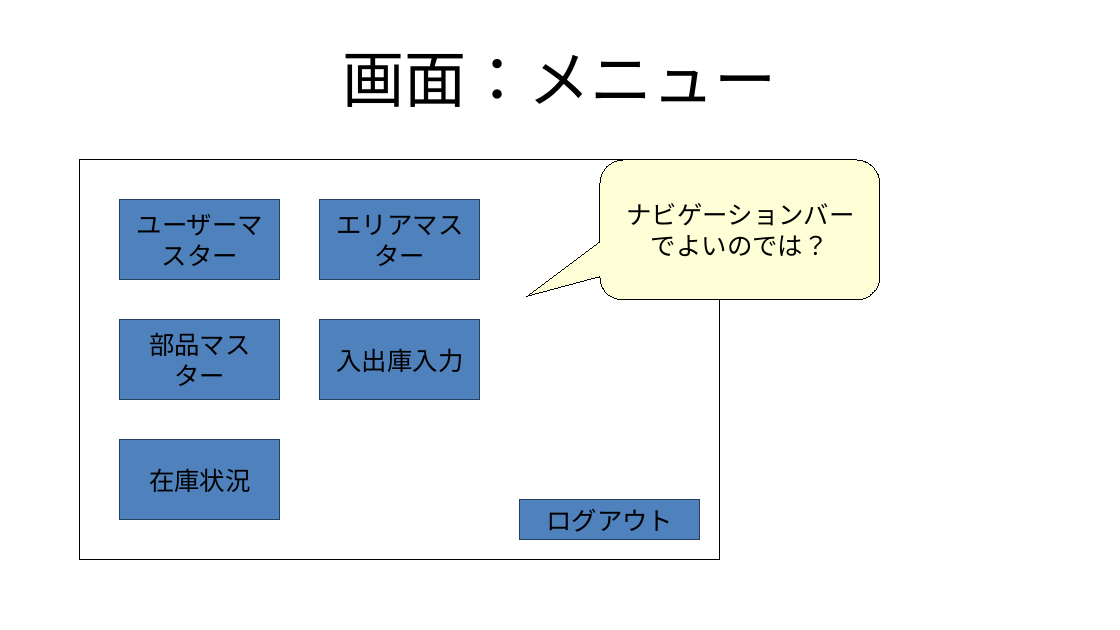
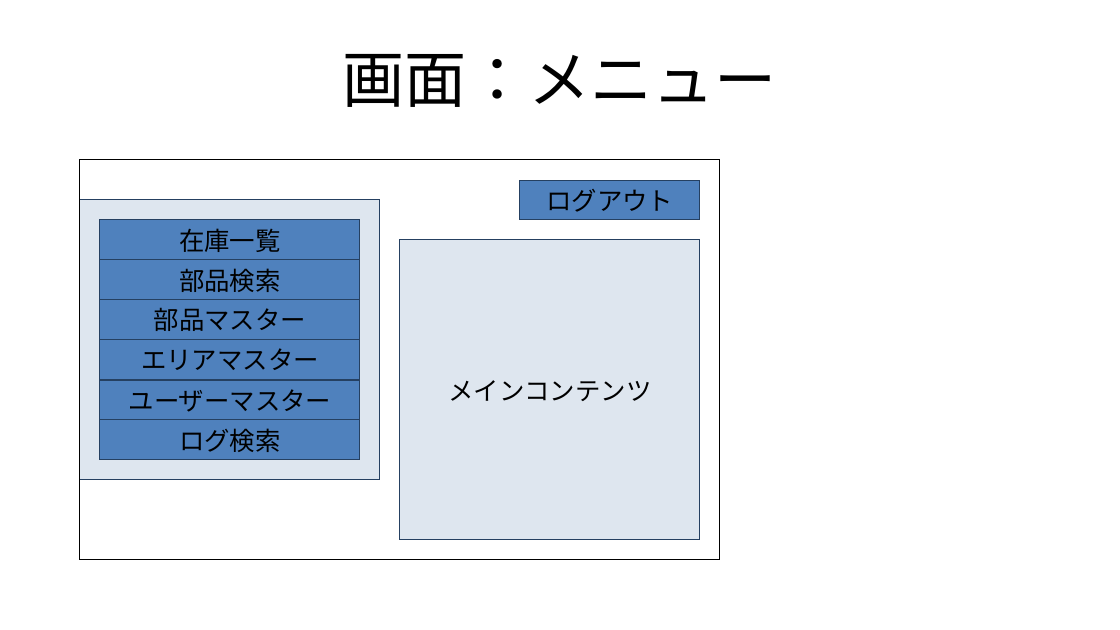
Before and after one commit to roja1988/88_WorkProduct, a slide deck: slide 8 of document/制作物_案.pptx. Drawn at 1120x630 pixels with LibreOffice and Linux fonts; fonts in the diff are those of the drawing. Boxes give left, top, right and bottom in pixels: in the first picture for what was removed or moved away, otherwise in the second. Text is boxed around its words. In the diff, an @@ line names an element or a change of style, - is before the commit and + after.

Commit message:
エリアマスター、エリアー検索、ログ検索、メインテンプレート、パスワード変更、在庫一覧、ユーザーマスター、ユーザー検索の各画面を追加。

```diff
--- a/document/制作物_案.pptx
+++ b/document/制作物_案.pptx
@@ rounded speech box removed at (601, 160, 881, 300) @@
-ナビゲーションバーでよいのでは？
@@ rectangle added at (80, 200, 380, 481), fill #DEE6EF, outline #254061 0 pt @@
@@ rectangle "ログアウト": place and size @@
-rectangle "ログアウト" at (520, 500, 700, 540)
+rectangle "ログアウト" at (520, 180, 700, 220)
@@ rectangle added at (100, 221, 360, 260), fill #4F81BD, outline #254061 0 pt, 18 pt, text #000000 @@
+在庫一覧
@@ rectangle added at (100, 260, 360, 300), fill #4F81BD, outline #254061 0 pt, 18 pt, text #000000 @@
+部品検索
@@ rectangle added at (400, 240, 700, 540), fill #DEE6EF, outline #254061 0 pt, 18 pt, text #000000 @@
+メインコンテンツ
@@ rectangle "部品マスター": place and size @@
-rectangle "部品マスター" at (120, 320, 279, 400)
+rectangle "部品マスター" at (100, 300, 360, 339)
@@ rectangle removed at (320, 320, 480, 400) @@
-入出庫入力
@@ rectangle "エリアマスター": place and size @@
-rectangle "エリアマスター" at (320, 200, 480, 281)
+rectangle "エリアマスター" at (100, 340, 360, 380)
@@ rectangle "ユーザーマスター": place and size @@
-rectangle "ユーザーマスター" at (120, 200, 279, 281)
+rectangle "ユーザーマスター" at (100, 380, 360, 420)
@@ rectangle added at (100, 420, 360, 459), fill #4F81BD, outline #254061 0 pt, 18 pt, text #000000 @@
+ログ検索
@@ rectangle removed at (120, 440, 279, 520) @@
-在庫状況
```
Also in this commit, not shown: 5 other slides changed, 2 slides added, 10 other files.
